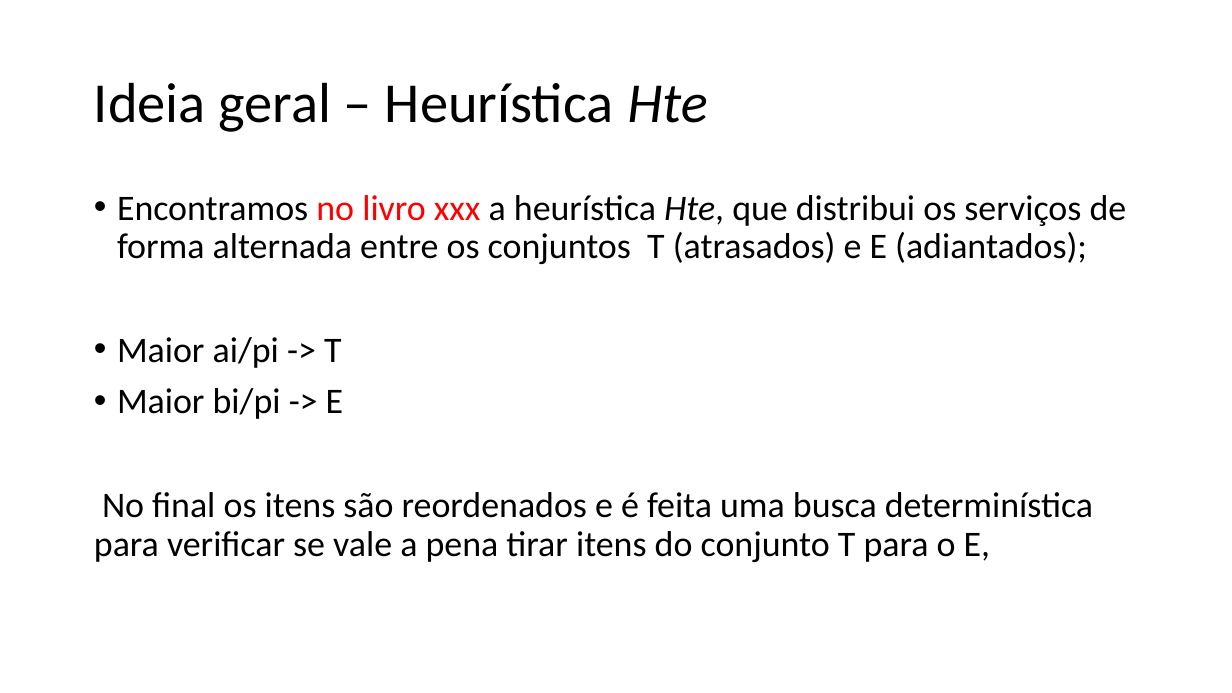
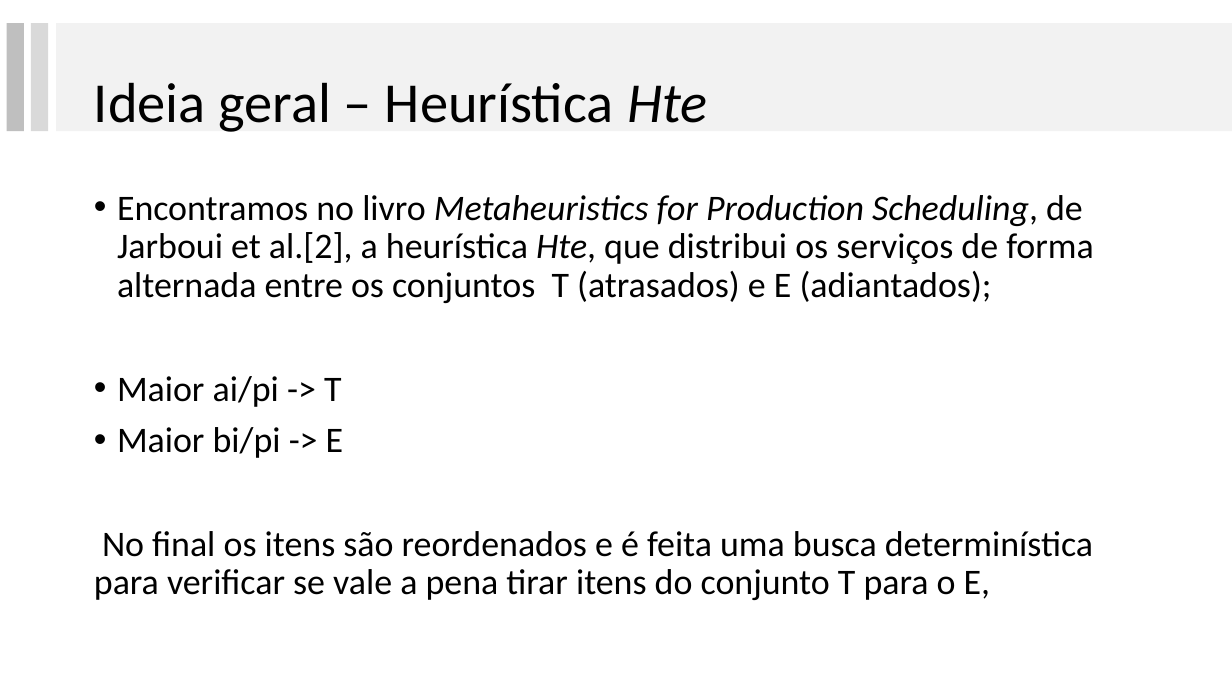
Before and after one commit to lpbiasoto/metaheuristicas, a slide deck: slide 2 of Apresentação 1/apresentação preliminar.pptx. Drawn at 1232x693 pixels with LibreOffice and Linux fonts; fonts in the diff are those of the drawing. Boxes give left, top, right and bottom in pixels: in the first picture for what was removed or moved away, otherwise in the second. Text is boxed around its words. In the diff, an @@ line names an element or a change of style, - is before the commit and + after.

```diff
--- a/Apresentação 1/apresentação preliminar.pptx
+++ b/Apresentação 1/apresentação preliminar.pptx
@@ rectangle added at (6,23,24,131), fill #BFBFBF @@
@@ rectangle added at (30,23,48,131), fill #D9D9D9 @@
@@ text at (117,195,1093,303): text changed @@
-• Encontramos no livro xxx a heurística Hte, que distribui os serviços de forma alternada entre os conjuntos T (atrasados) e E (adiantados);
+• Encontramos no livro Metaheuristics for Production Scheduling, de Jarboui et al.[2], a heurística Hte, que distribui os serviços de forma alternada entre os conjuntos T (atrasados) e E (adiantados);
```
Also in this commit, not shown: 15 other slides changed, 3 slides added, 2 slides removed.
